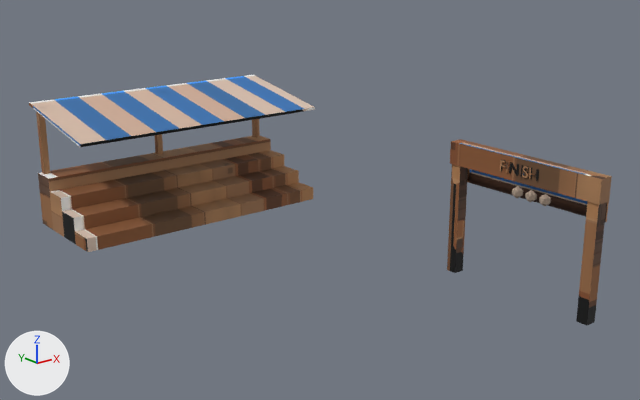
What one commit did to the FBX model assets/stations/area_track_4_5.fbx.
Before and after are seen from a 50 mm camera at (-102.5, -112.6, 60.3) aimed at (-5.9, 8.0, 12.1). Arrows for +X, +Y and +Z are at lower left; the lights stay in place. The picture after the commit comes second.

Script lines for the objects in view, before the commit:
```python
ob_area_track_4_5_body = bpy.data.objects.new('area_track_4_5_body', me_area_track_4_5_body)
ob_area_track_4_5_body.location = (0.0, 0.0, 0.0)
ob_area_track_4_5_body2_glow = bpy.data.objects.new('area_track_4_5_body2_glow', me_area_track_4_5_body2_glow)
ob_area_track_4_5_body2_glow.location = (0.0, 0.0, 0.0)
ob_area_track_4_5_body3_glow = bpy.data.objects.new('area_track_4_5_body3_glow', me_area_track_4_5_body3_glow)
ob_area_track_4_5_body3_glow.location = (0.0, 0.0, 0.0)
ob_area_track_4_5_body_glow = bpy.data.objects.new('area_track_4_5_body_glow', me_area_track_4_5_body_glow)
ob_area_track_4_5_body_glow.location = (0.0, 0.0, 0.0)
```
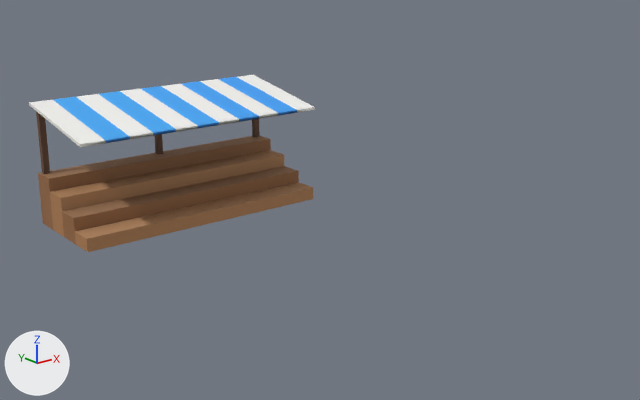
The change, as JSON lines over the scene's bpy script:
```json
{"block": "me_area_track_4_5_body", "where": "# used by ob_area_track_4_5_body; location = (0.0, 0.0, 0.0)"}
{"op": "remove", "block": "me_area_track_4_5_body", "code": "me_area_track_4_5_body.from_pydata(...)  # 512 vertices, 670 faces; spans x -37.5..17.5, y -39.8..62.9, z 0.0..25.6"}
{"op": "add", "block": "me_area_track_4_5_body", "code": "me_area_track_4_5_body.from_pydata(...)  # 98 vertices, 98 faces; spans x -37.5..17.5, y 39.1..62.9, z 0.0..25.6"}
{"block": "me_area_track_4_5_body", "change": "me_area_track_4_5_body part 1: 10 loose pieces with 414 vertices, spanning x 9.1..12.2, y -39.8..-9.3, z 0.0..24.0, are deleted"}
{"block": "me_area_track_4_5_body", "change": "me_area_track_4_5_body part 2: 98 kept faces spanning x -37.5..17.5, y 39.1..62.9, z 0.0..25.6 get new texture (UV) coordinates"}
{"op": "remove", "block": "ob_area_track_4_5_body2_glow", "code": ["ob_area_track_4_5_body2_glow = bpy.data.objects.new('area_track_4_5_body2_glow', me_area_track_4_5_body2_glow)", "ob_area_track_4_5_body2_glow.location = (0.0, 0.0, 0.0)"]}
{"op": "remove", "block": "ob_area_track_4_5_body3_glow", "code": ["ob_area_track_4_5_body3_glow = bpy.data.objects.new('area_track_4_5_body3_glow', me_area_track_4_5_body3_glow)", "ob_area_track_4_5_body3_glow.location = (0.0, 0.0, 0.0)"]}
{"op": "remove", "block": "ob_area_track_4_5_body_glow", "code": ["ob_area_track_4_5_body_glow = bpy.data.objects.new('area_track_4_5_body_glow', me_area_track_4_5_body_glow)", "ob_area_track_4_5_body_glow.location = (0.0, 0.0, 0.0)"]}
```

Where the change shows, as pixel boxes [x1, y1, x2, y2] in the pictures (640 x 400 px):
```json
{"object": "area_track_4_5_body", "change": "reshaped", "before": [29, 75, 612, 326], "after": [29, 75, 315, 252], "on screen": "51% narrower, 29% shorter"}
{"object": "area_track_4_5_body_glow", "change": "deleted", "before": [539, 194, 551, 206]}
{"object": "area_track_4_5_body2_glow", "change": "deleted", "before": [525, 190, 537, 202]}
{"object": "area_track_4_5_body3_glow", "change": "deleted", "before": [512, 186, 523, 198]}
{"part": 1, "of": "me_area_track_4_5_body", "change": "deleted", "before": [447, 139, 612, 326], "on screen": "brown"}
{"part": 2, "of": "me_area_track_4_5_body", "change": "surface changed", "before": [29, 75, 315, 252], "after": [29, 75, 315, 252]}
```
